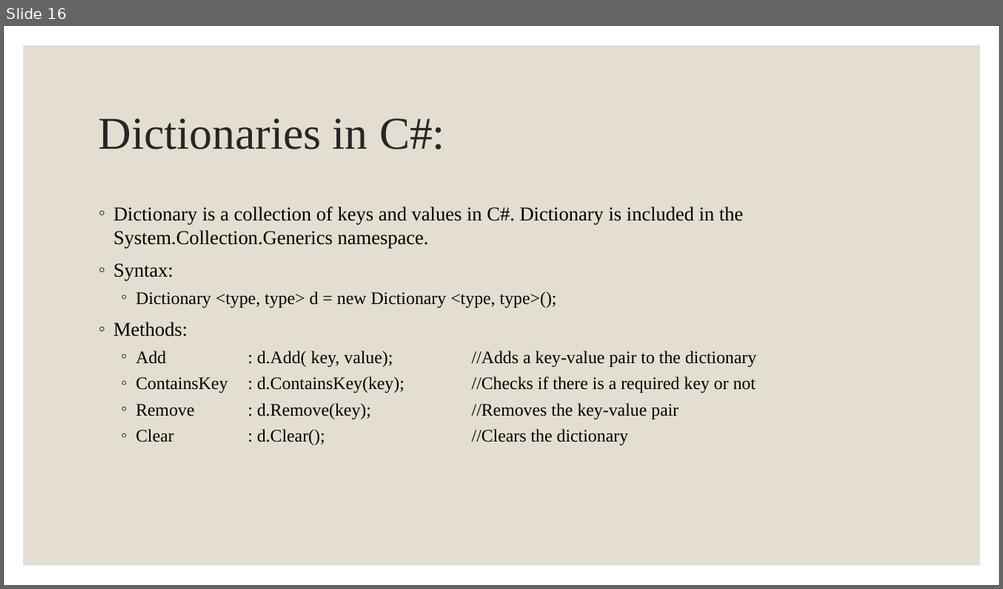
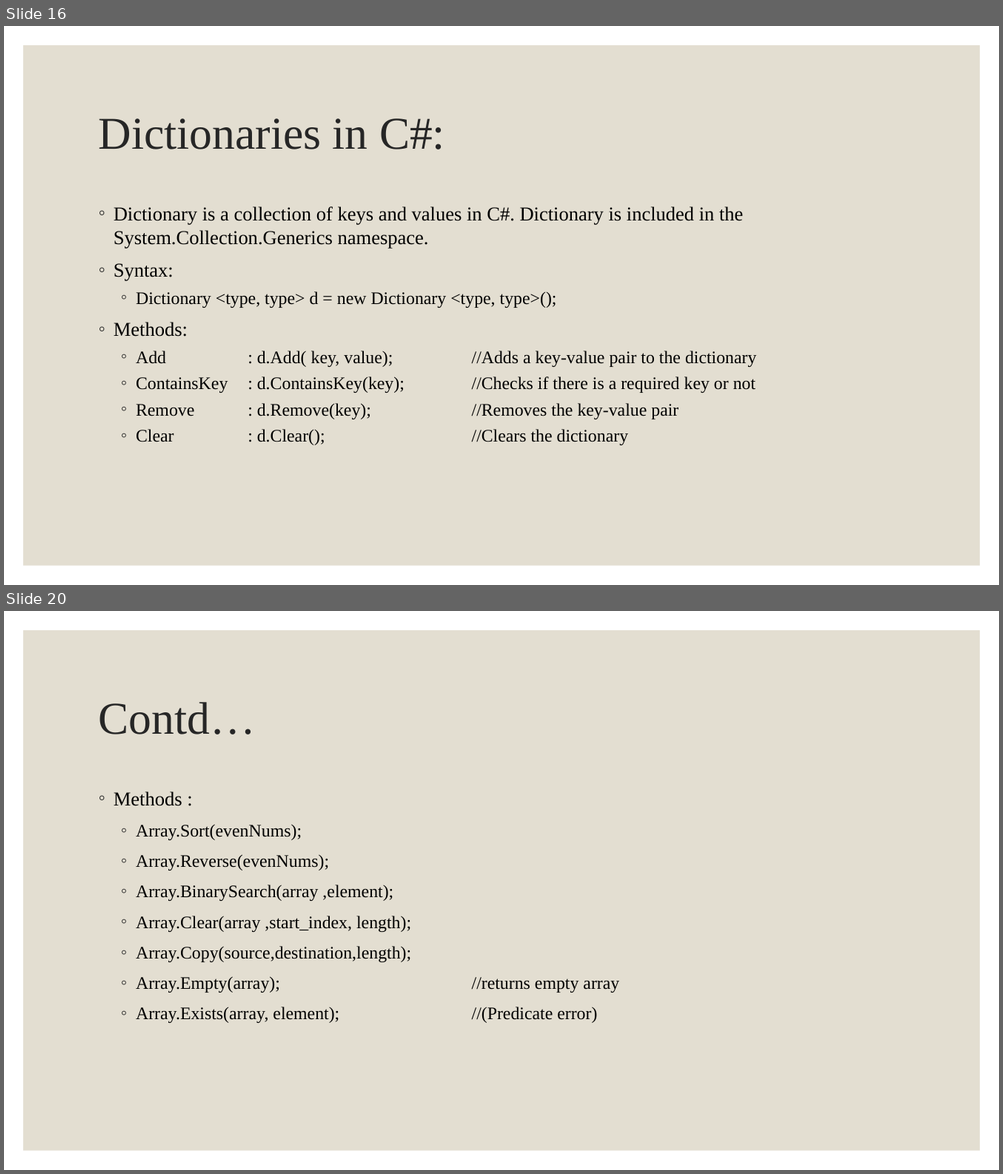
Before and after one commit to Shivaram008/C-, a slide deck: PPTs/Programming in C#.pptx. Shown one above the other, each under a label of ours: slide 16 before the commit, slides 16 and 20 after it; the slides between them are not shown. The pictures are 1003x589 and 1003x1174 pixels, drawn with LibreOffice and Linux fonts; fonts in the diff are those of the drawing. Boxes give left, top, right and bottom in pixels: in the first picture for what was removed or moved away, otherwise in the second. Text is boxed around its words. In the diff, an @@ line names an element or a change of style, - is before the commit and + after.

```diff
--- a/PPTs/Programming in C#.pptx
+++ b/PPTs/Programming in C#.pptx
@@ slide 20 added at (x1=4, y1=611, x2=999, y2=1170), background #FFFFFF; not listed: 1 template element that a slide beside it also shows @@
@@ title added at (x1=99, y1=702, x2=256, y2=735), 44 pt, text #262626 @@
+Contd…
@@ text added at (x1=114, y1=792, x2=619, y2=1023), 17 pt, text #000000 @@
+◦ Methods :
+  ◦ Array.Sort(evenNums);
+  ◦ Array.Reverse(evenNums);
+  ◦ Array.BinarySearch(array ,element);
+  ◦ Array.Clear(array ,start_index, length);
+  ◦ Array.Copy(source,destination,length);
+  ◦ Array.Empty(array); //returns empty array
+  ◦ Array.Exists(array, element); //(Predicate error)
```
Also in this commit, not shown: 1 slide changed, 2 other slides added, 5 other files.
